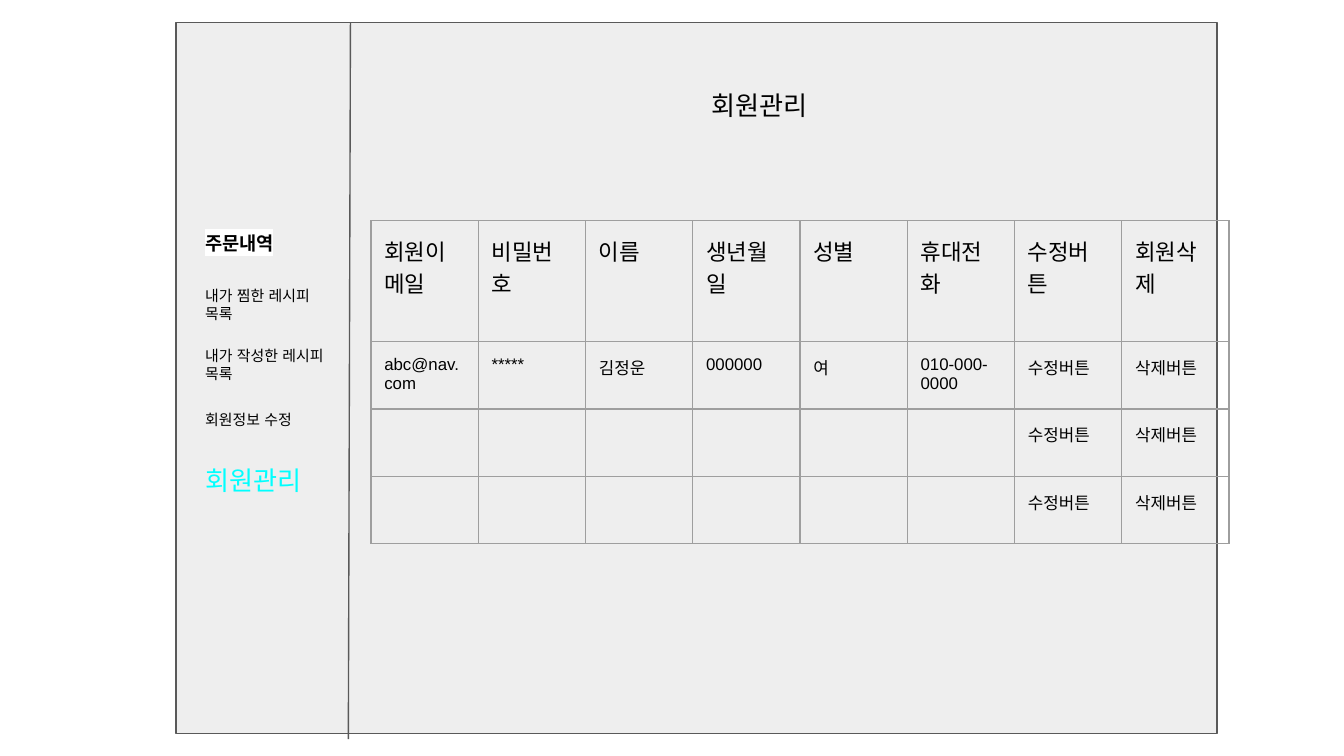
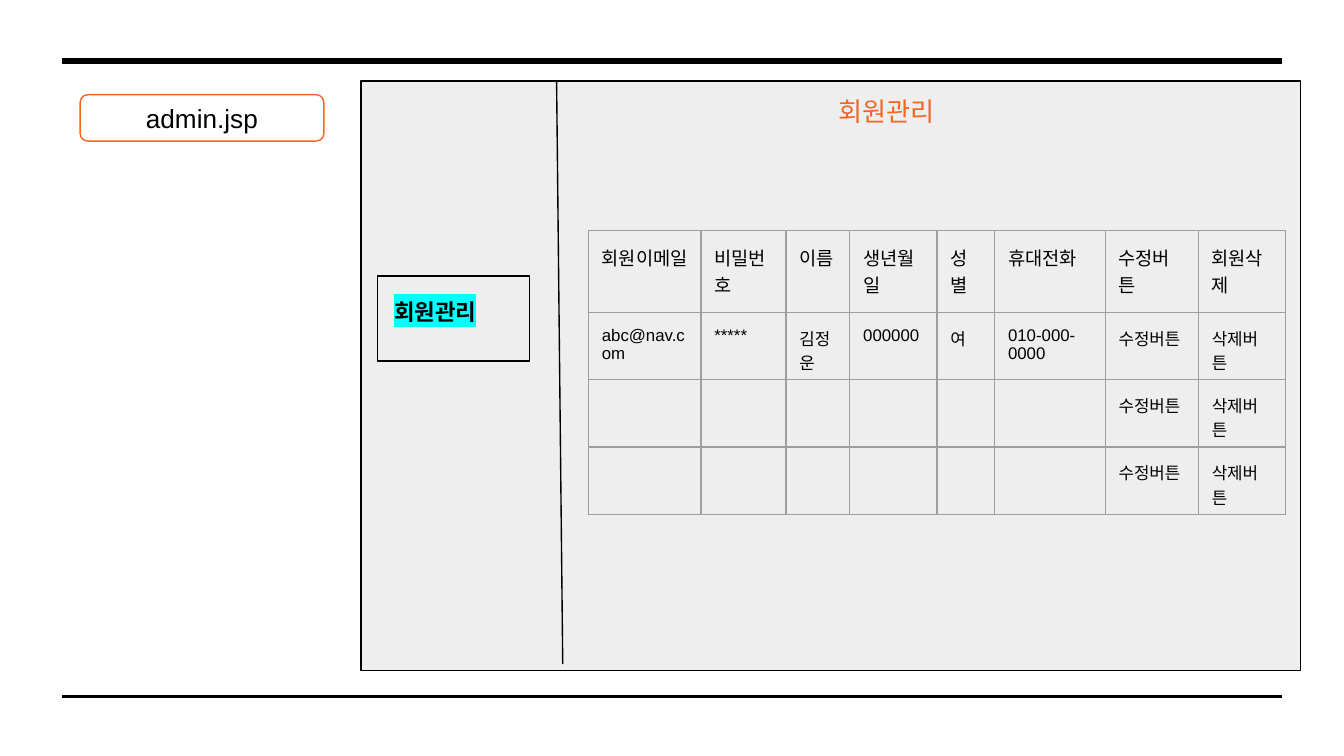
Before and after one commit to Pang-Ho/TIL, a slide deck: slide 46 of 팀프로젝트/파이널 프로젝트_3조_발표용.pptx (slide 35 before the commit). Drawn at 1344x756 pixels with LibreOffice and Linux fonts; fonts in the diff are those of the drawing. Boxes give left, top, right and bottom in pixels: in the first picture for what was removed or moved away, otherwise in the second. Text is boxed around its words. In the diff, an @@ line names an element or a change of style, - is before the commit and + after.

```diff
--- a/팀프로젝트/파이널 프로젝트_3조_발표용.pptx
+++ b/팀프로젝트/파이널 프로젝트_3조_발표용.pptx
@@ line removed from (351, 23) to (348, 739) @@
@@ line moved from (364, 60) - (1282, 60) to (63, 60) - (1282, 60) @@
@@ line (63, 60) - (1282, 60): stroke #FFFFFF 3 pt to #000000 3 pt @@
@@ line removed from (63, 60) to (90, 60) @@
@@ rectangle: place and size @@
-rectangle at [176,23,1218,734]
+rectangle at [362,81,1301,671]
@@ rectangle at [362,81,1301,671]: outline #595959 0.75 pt to #000000 0.75 pt @@
@@ line added from (556, 81) to (563, 664), #000000 0.75 pt @@
@@ text "회원관리": place and size @@
-text "회원관리" at [711,93,807,117]
+text "회원관리" at [838,99,934,123]
@@ text "회원관리" at [838,99,934,123]: text colour #000000 to #F46524 @@
@@ rounded rectangle added at [81,94,324,141], outline #F46524 0.75 pt, 14 pt, text #000000 @@
+admin.jsp
@@ text removed at [205,234,274,252] @@
-주문내역
@@ table at [589,231,1285,672] @@
@@ size 12 to 10 pt in "회원이메일", "비밀번호", "이름", "생년월일" and 4 more places @@
@@ table: place and size @@
-table at [371,220,1231,661]
+table at [589,231,1285,672]
@@ text removed at [205,288,310,320] @@
-내가 찜한 레시피 목록
@@ rectangle added at [378,276,530,360], outline #000000 0.75 pt @@
@@ text "회원관리": place and size @@
-text "회원관리" at [205,468,301,492]
+text "회원관리" at [394,301,476,322]
@@ text "회원관리" at [394,301,476,322]: size 14 to 12 pt, text colour #00FFFF to #000000, highlight none to #00FFFF, bold on @@
@@ text removed at [205,348,323,380] @@
-내가 작성한 레시피 목록
@@ text removed at [205,412,292,426] @@
-회원정보 수정
@@ line moved from (364, 696) - (1282, 696) to (63, 696) - (1282, 696) @@
@@ line (63, 696) - (1282, 696): stroke #FFFFFF 1.5 pt to #000000 1.5 pt @@
```
Also in this commit, not shown: 17 other slides changed, 19 slides added, 9 slides removed.
